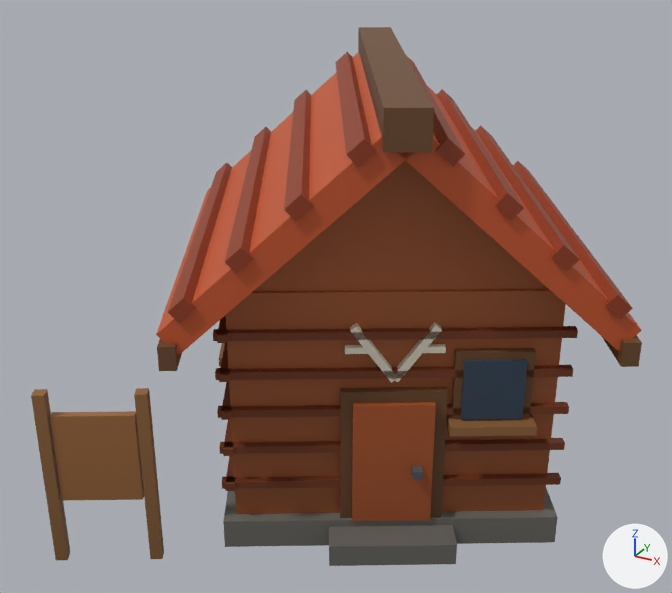
Two versions of the glTF model art/models/building_7.glb, one commit apart.
Rendered twice from a camera (50 mm lens) standing at (0.525, -1.091, 0.784) and looking at (-0.042, -0.06, 0.268). Lighting does not change. The marker at lower right points along +X, +Y and +Z. The first picture is the older version. Vertices at exactly the same position are counted once.

Objects in the first picture: 'building_7'.
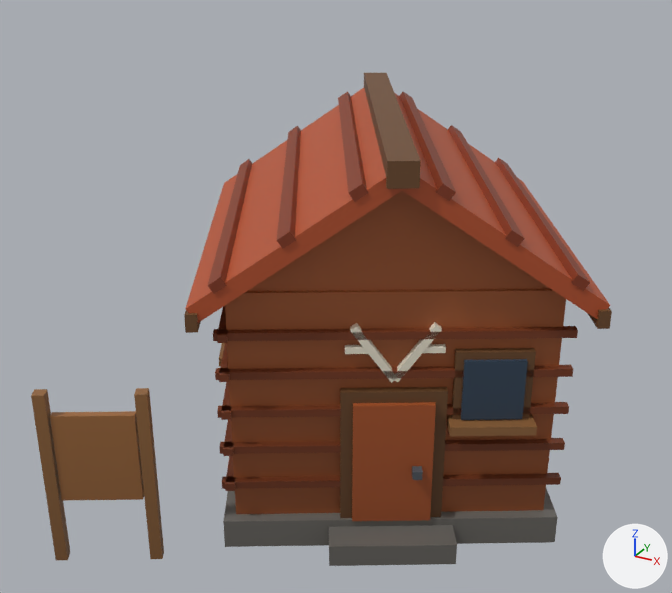
Pixel boxes (x1, y1, x2, y2) of what changed, in the pictures (672 x 593 px):
'building_7', reshaped (9% shorter): before (31, 27, 642, 566); after (31, 73, 612, 566)
part 1 of me_building_7, rebuilt (26% narrower, 16% shorter): before (476, 125, 580, 271); after (448, 125, 525, 247)
part 2 of me_building_7, rebuilt (15% narrower, 22% shorter): before (156, 52, 414, 355); after (185, 88, 403, 323)
part 3 of me_building_7, rebuilt (35% narrower, 17% shorter): before (437, 89, 524, 220); after (400, 92, 456, 201)
part 4 of me_building_7, rebuilt (29% narrower, 16% shorter): before (168, 162, 232, 323); after (207, 159, 252, 294)
part 5 of me_building_7, rebuilt: before (157, 339, 182, 371); after (184, 310, 201, 333)
part 6 of me_building_7, rebuilt (7% wider, 15% shorter): before (284, 90, 313, 221); after (338, 91, 369, 202)
part 7 of me_building_7, rebuilt: before (397, 86, 642, 351); after (395, 93, 610, 319)
part 8 of me_building_7, rebuilt (47% narrower, 16% shorter): before (225, 127, 271, 273); after (277, 126, 301, 248)
part 9 of me_building_7, rebuilt: before (602, 335, 642, 367); after (588, 308, 612, 329)
part 10 of me_building_7, rebuilt (21% narrower, 16% shorter): before (513, 161, 633, 319); after (495, 158, 590, 291)
part 11 of me_building_7, cut back: before (254, 27, 548, 291); after (248, 73, 550, 291)

The change in detail:
me_building_7 is used by ob_building_7; location (0.0, 0.0, 0.0).
me_building_7 had 342 vertices, 512 faces and spanned x -0.374..0.374, y -0.428..0.377, z 0.0..0.584.
me_building_7 now has 326 vertices, 488 faces and spans x -0.335..0.335, y -0.428..0.338, z 0.0..0.521.
me_building_7 part 1: the loose piece of 8 vertices spanning x 0.002..0.303, y -0.158..0.334, z 0.403..0.433 is rebuilt with 8 vertices and now spans x -0.024..0.241, y -0.157..0.282, z 0.421..0.441.
me_building_7 part 2: the loose piece of 8 vertices spanning x -0.37..0.145, y -0.37..0.24, z 0.302..0.563 is rebuilt with 8 vertices and now spans x -0.331..0.128, y -0.333..0.215, z 0.33..0.508.
me_building_7 part 3: the loose piece of 8 vertices spanning x -0.055..0.247, y -0.19..0.301, z 0.462..0.492 is rebuilt with 8 vertices and now spans x -0.092..0.174, y -0.196..0.243, z 0.474..0.494.
me_building_7 part 4: the loose piece of 8 vertices spanning x -0.359..-0.058, y -0.366..0.125, z 0.345..0.375 is rebuilt with 8 vertices and now spans x -0.309..-0.044, y -0.321..0.117, z 0.367..0.387.
me_building_7 part 5: the loose piece of 8 vertices spanning x -0.374..-0.077, y -0.377..0.117, z 0.288..0.318 is rebuilt with 8 vertices and now spans x -0.335..-0.072, y -0.338..0.103, z 0.321..0.343.
me_building_7 part 6: the loose piece of 8 vertices spanning x -0.247..0.055, y -0.301..0.19, z 0.462..0.492 is rebuilt with 8 vertices and now spans x -0.174..0.092, y -0.243..0.196, z 0.474..0.494.
me_building_7 part 7: the loose piece of 8 vertices spanning x -0.145..0.37, y -0.24..0.37, z 0.302..0.563 is rebuilt with 8 vertices and now spans x -0.128..0.331, y -0.215..0.333, z 0.33..0.508.
me_building_7 part 8: the loose piece of 8 vertices spanning x -0.303..-0.002, y -0.334..0.158, z 0.403..0.433 is rebuilt with 8 vertices and now spans x -0.241..0.024, y -0.282..0.157, z 0.421..0.441.
me_building_7 part 9: the loose piece of 8 vertices spanning x 0.077..0.374, y -0.117..0.377, z 0.288..0.318 is rebuilt with 8 vertices and now spans x 0.072..0.335, y -0.103..0.338, z 0.321..0.343.
me_building_7 part 10: the loose piece of 8 vertices spanning x 0.058..0.359, y -0.125..0.366, z 0.345..0.375 is rebuilt with 8 vertices and now spans x 0.044..0.309, y -0.117..0.321, z 0.367..0.387.
Part 11, on me_building_7:
24 vertices are removed from x -0.19..0.19, y -0.269..0.269, z 0.52..0.584.
36 faces are deleted.
2 vertices move from x -0.103..0.103, y -0.178..0.178, z 0.532 to x -0.103..0.103, y -0.178..0.178, z 0.488.
8 vertices are added at x -0.143..0.143, y -0.23..0.23, z 0.491..0.521.
12 new faces join them.
